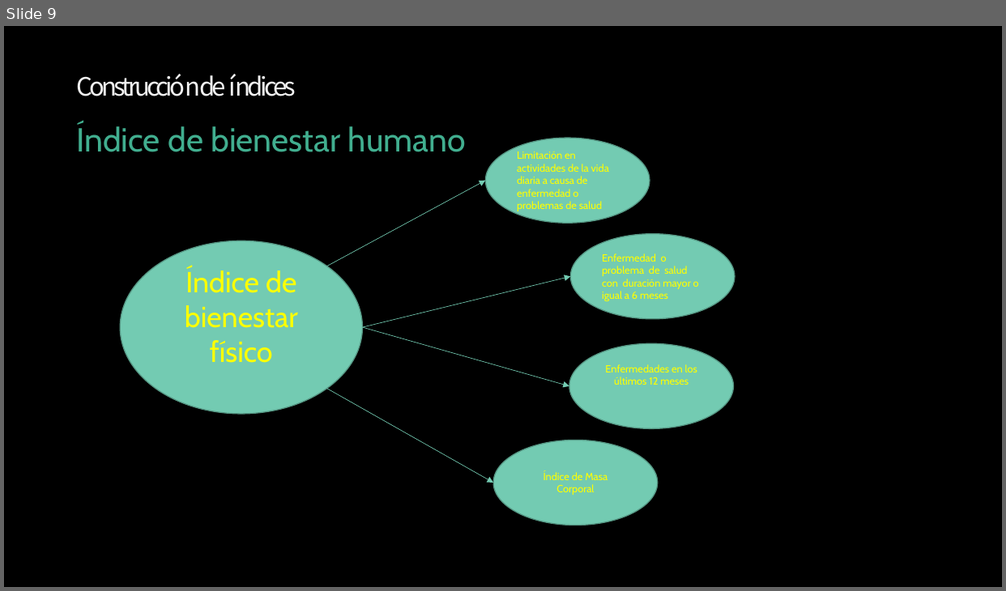
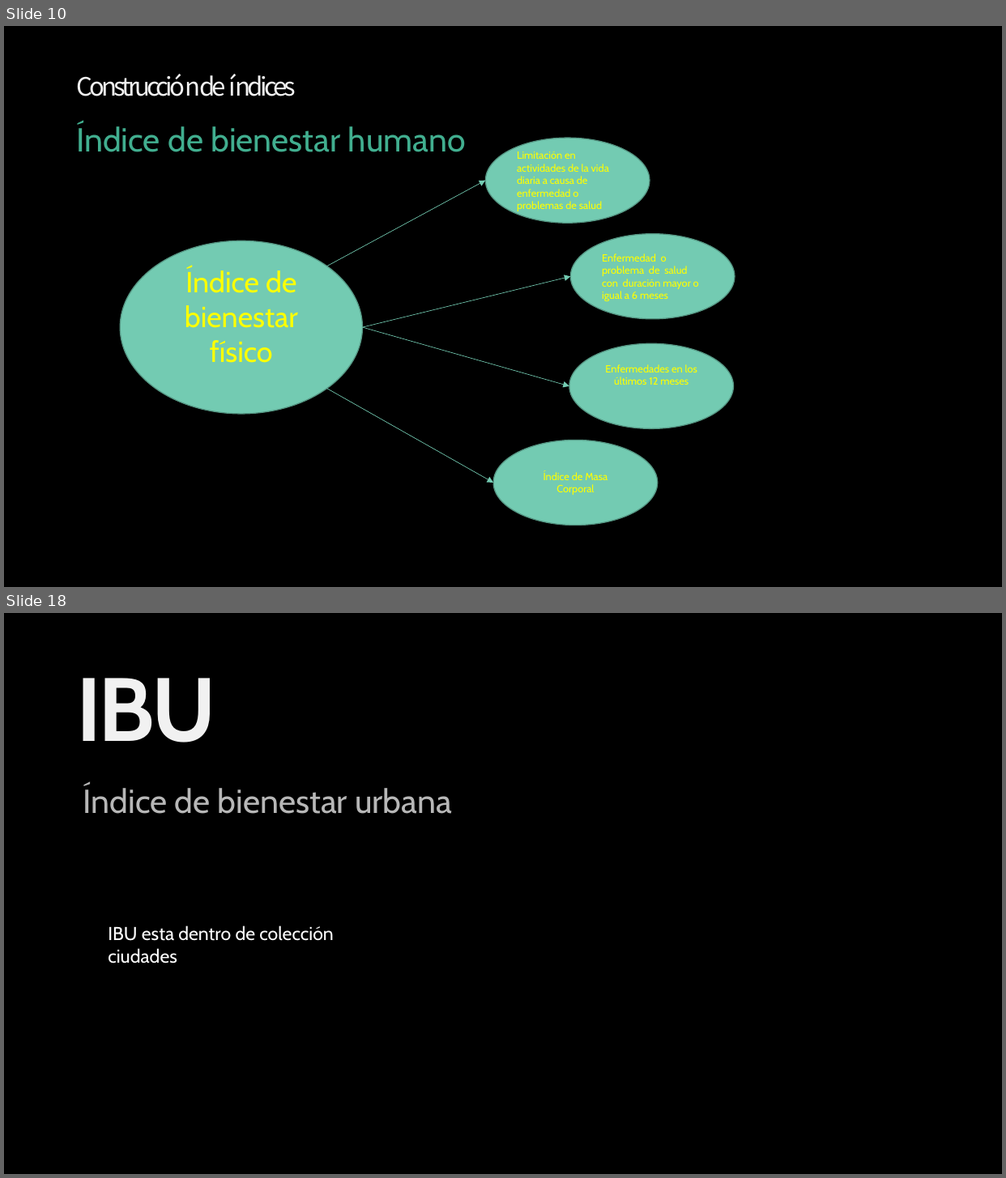
Before and after one commit to Sud-Austral/ds_indices, a slide deck: indices.pptx. Shown one above the other, each under a label of ours: slide 9 before the commit, slides 10 and 18 after it; the slides between them are not shown. The pictures are 1006x591 and 1006x1178 pixels, drawn with LibreOffice and Linux fonts; fonts in the diff are those of the drawing; background and template pictures are left out. Boxes give left, top, right and bottom in pixels: in the first picture for what was removed or moved away, otherwise in the second. Text is boxed around its words. In the diff, an @@ line names an element or a change of style, - is before the commit and + after.

```diff
--- a/indices.pptx
+++ b/indices.pptx
@@ slide 18 added at (4,613,1002,1174), background picture (left out) @@
@@ title added at (76,678,216,743), 86.4 pt, text gradient #FFFFFF to #F1F1F1 to #E3E3E3, bold @@
+IBU
@@ subtitle added at (83,786,452,814), 32 pt, text #B7B7B7 @@
+Índice de bienestar urbana
@@ text added at (108,926,334,964), 18 pt, text #FFFFFF @@
+IBU esta dentro de colección ciudades
@@ what was slide 9 is now slide 10 @@
```
Also in this commit, not shown: 17 other slides added, 1 other file.
